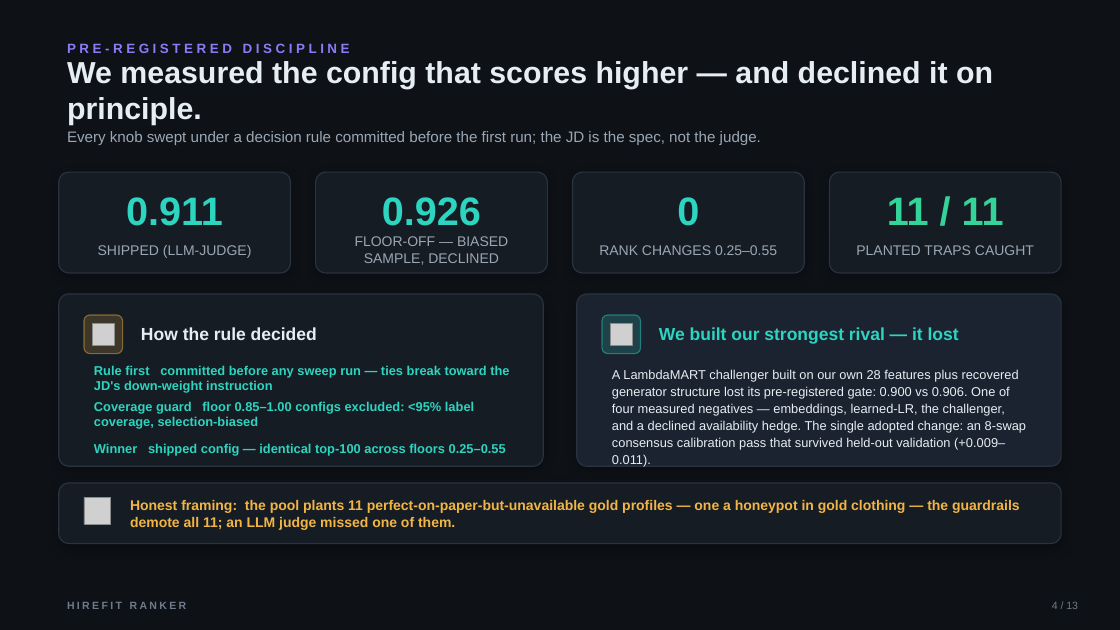
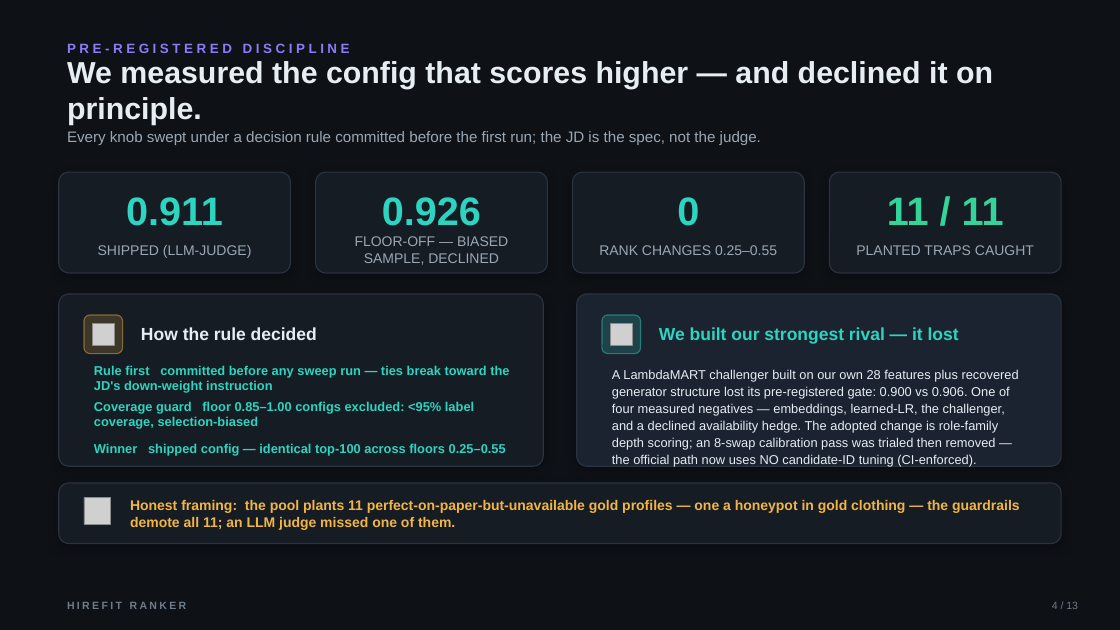
Before and after one commit to bansalbhunesh/redrob-hirefit-ranker, a slide deck: slide 4 of docs/HireFit_Ranker_Redrob_POLISHED.pptx. Drawn at 1120x630 pixels with LibreOffice and Linux fonts; fonts in the diff are those of the drawing; grey boxes stand for pictures. Boxes give left, top, right and bottom in pixels: in the first picture for what was removed or moved away, otherwise in the second. Text is boxed around its words. In the diff, an @@ line names an element or a change of style, - is before the commit and + after.

```diff
--- a/docs/HireFit_Ranker_Redrob_POLISHED.pptx
+++ b/docs/HireFit_Ranker_Redrob_POLISHED.pptx
@@ text at box(612, 369, 1019, 464): text changed @@
-A LambdaMART challenger built on our own 28 features plus recovered generator structure lost its pre-registered gate: 0.900 vs 0.906. One of four measured negatives — embeddings, learned-LR, the challenger, and a declined availability hedge. The single adopted change: an 8-swap consensus calibration pass that survived held-out validation (+0.009–0.011).
+A LambdaMART challenger built on our own 28 features plus recovered generator structure lost its pre-registered gate: 0.900 vs 0.906. One of four measured negatives — embeddings, learned-LR, the challenger, and a declined availability hedge. The adopted change is role-family depth scoring; an 8-swap calibration pass was trialed then removed — the official path now uses NO candidate-ID tuning (CI-enforced).
```
Also in this commit, not shown: 1 other slide changed, 2 other files.
